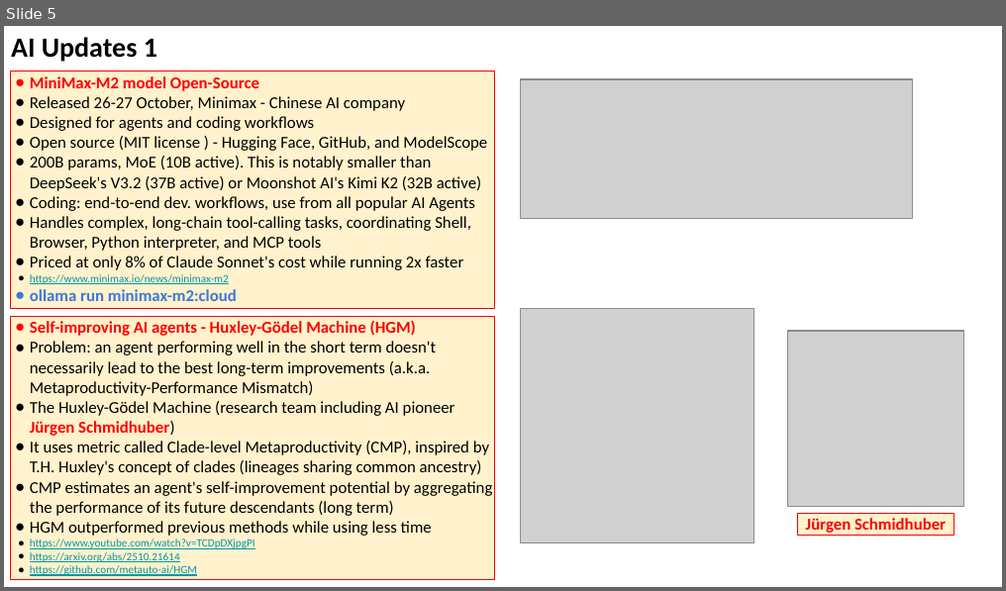
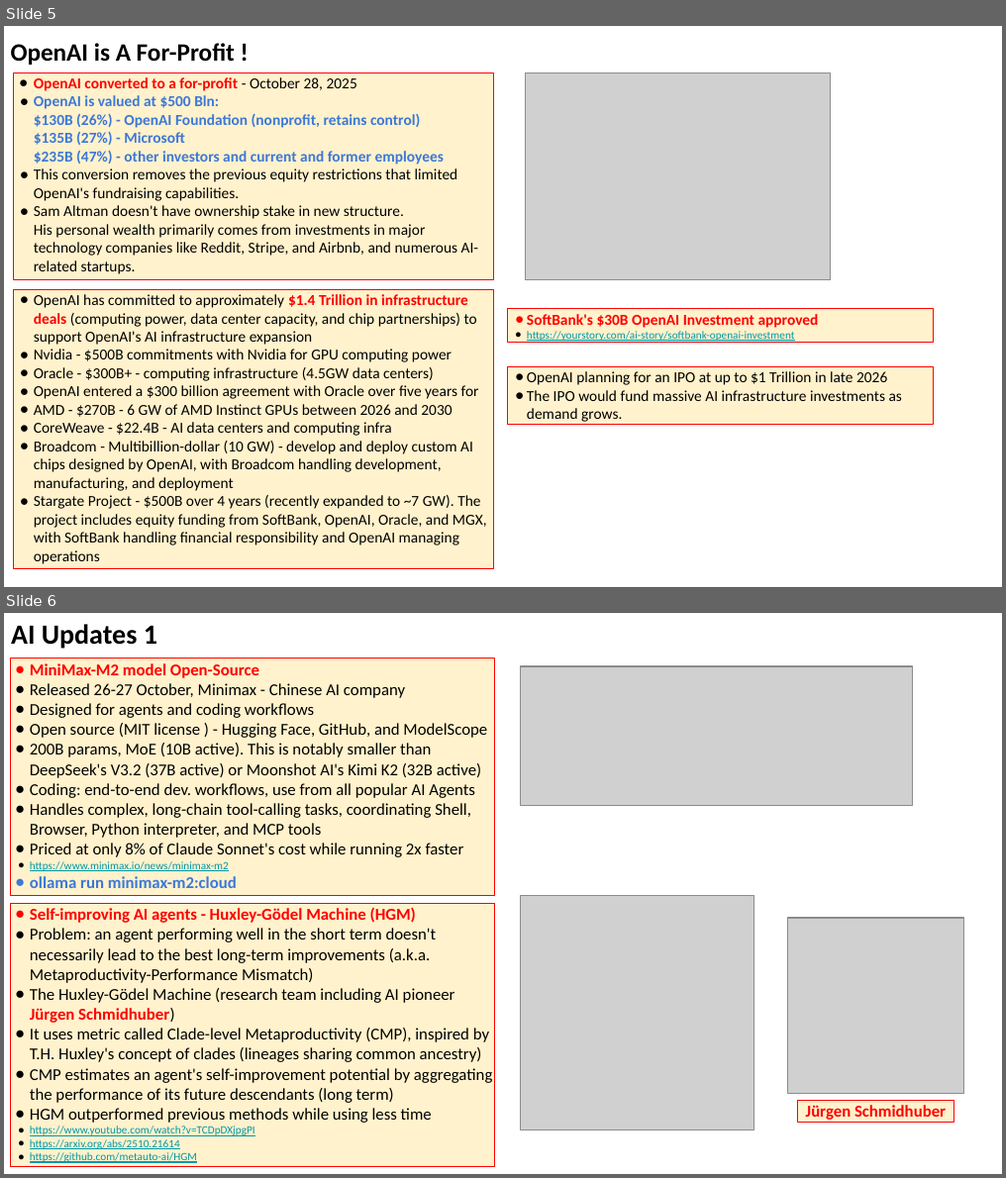
Before and after one commit to lselector/seminar, a slide deck: 2025/2025-10-31-AI-Updates.pptx. Shown one above the other, each under a label of ours: slide 5 before the commit, slides 5 and 6 after it. The pictures are 1006x591 and 1006x1178 pixels, drawn with LibreOffice and Linux fonts; fonts in the diff are those of the drawing; grey boxes stand for pictures. Boxes give left, top, right and bottom in pixels: in the first picture for what was removed or moved away, otherwise in the second. Text is boxed around its words. In the diff, an @@ line names an element or a change of style, - is before the commit and + after.

```diff
--- a/2025/2025-10-31-AI-Updates.pptx
+++ b/2025/2025-10-31-AI-Updates.pptx
@@ slide 5 added at bbox=[4, 26, 1002, 587], background #FFFFFF @@
@@ text added at bbox=[11, 43, 235, 65], 18 pt, text #000000, bold @@
+OpenAI is A For-Profit !
@@ rectangle added at bbox=[14, 73, 494, 279], fill #FFF2CC, outline #FF0000 0.75 pt, 11 pt, text #000000 @@
+● OpenAI converted to a for-profit - October 28, 2025
+● OpenAI is valued at $500 Bln:
+  $130B (26%) - OpenAI Foundation (nonprofit, retains control)
+  $135B (27%) - Microsoft
+  $235B (47%) - other investors and current and former employees
+● This conversion removes the previous equity restrictions that limited OpenAI's fundraising capabilities.
+● Sam Altman doesn't have ownership stake in new structure.
+  His personal wealth primarily comes from investments in major technology companies like Reddit, Stripe, and Airbnb, and numerous AI-related startups.
@@ picture added at bbox=[525, 73, 831, 279] @@
@@ rectangle added at bbox=[14, 289, 494, 569], fill #FFF2CC, outline #FF0000 0.75 pt, 11 pt, text #000000 @@
+● OpenAI has committed to approximately $1.4 Trillion in infrastructure deals (computing power, data center capacity, and chip partnerships) to support OpenAI's AI infrastructure expansion
+● Nvidia - $500B commitments with Nvidia for GPU computing power
+● Oracle - $300B+ - computing infrastructure (4.5GW data centers)
+● OpenAI entered a $300 billion agreement with Oracle over five years for
+● AMD - $270B - 6 GW of AMD Instinct GPUs between 2026 and 2030
+● CoreWeave - $22.4B - AI data centers and computing infra
+● Broadcom - Multibillion-dollar (10 GW) - develop and deploy custom AI chips designed by OpenAI, with Broadcom handling development, manufacturing, and deployment
+● Stargate Project - $500B over 4 years (recently expanded to ~7 GW). The project includes equity funding from SoftBank, OpenAI, Oracle, and MGX, with SoftBank handling financial responsibility and OpenAI managing operations
@@ rectangle added at bbox=[507, 308, 933, 343], fill #FFF2CC, outline #FF0000 0.75 pt, 8 pt, text #0097A7, underline @@
+● SoftBank's $30B OpenAI Investment approved
+● https://yourstory.com/ai-story/softbank-openai-investment
@@ rectangle added at bbox=[507, 367, 933, 424], fill #FFF2CC, outline #FF0000 0.75 pt, 11 pt, text #000000 @@
+● OpenAI planning for an IPO at up to $1 Trillion in late 2026
+● The IPO would fund massive AI infrastructure investments as demand grows.
@@ what was slide 5 is now slide 6 @@
```
Also in this commit, not shown: 5 slides changed, 3 other slides added.
